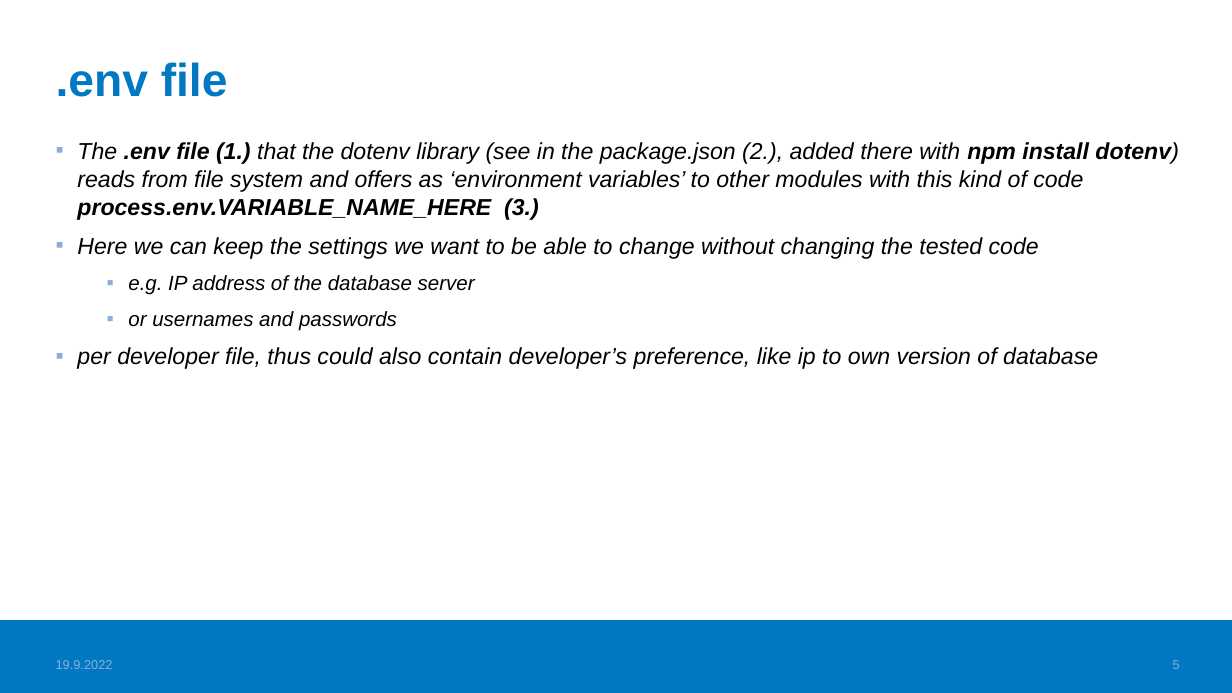
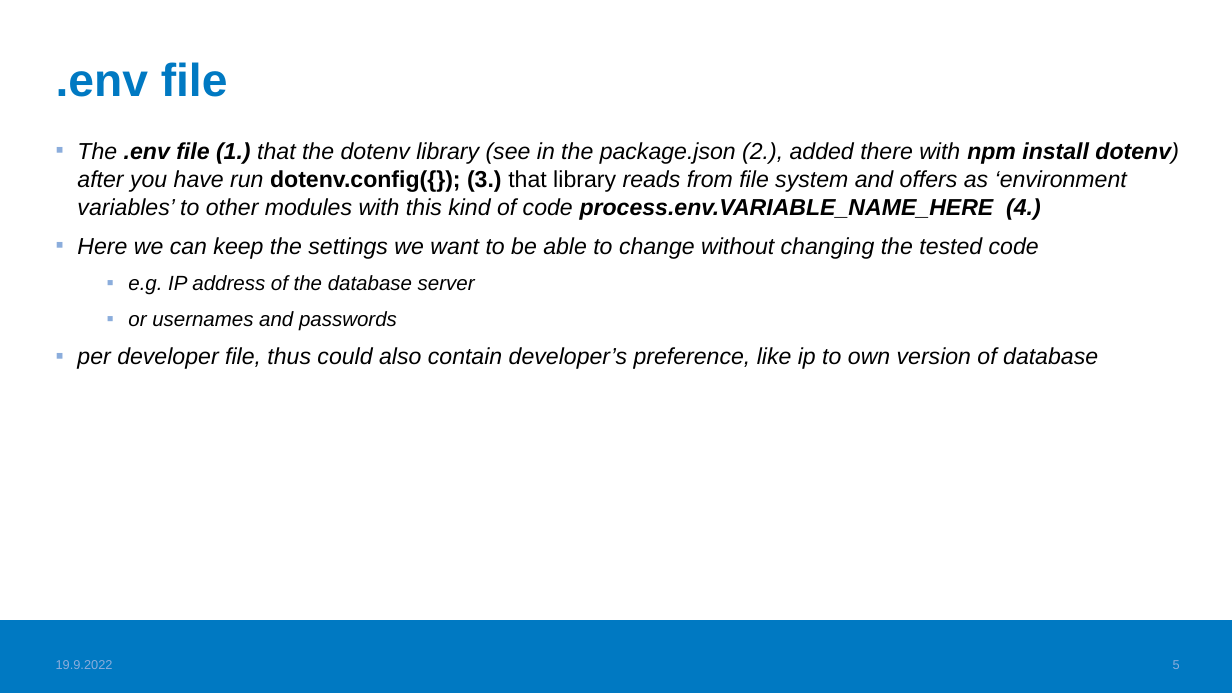
Before and after one commit to valju/idea-case-backend, a slide deck: slide 5 of BackendDemoProject_ForExam.pptx. Drawn at 1232x693 pixels with LibreOffice and Linux fonts; fonts in the diff are those of the drawing; background and template pictures are left out. Boxes give left, top, right and bottom in pixels: in the first picture for what was removed or moved away, otherwise in the second. Text is boxed around its words. In the diff, an @@ line names an element or a change of style, - is before the commit and + after.

```diff
--- a/BackendDemoProject_ForExam.pptx
+++ b/BackendDemoProject_ForExam.pptx
@@ text at (77,142,1179,220): text changed @@
-▪ The .env file (1.) that the dotenv library (see in the package.json (2.), added there with npm install dotenv) reads from file system and offers as ‘environment variables’ to other modules with this kind of code process.env.VARIABLE_NAME_HERE (3.)
+▪ The .env file (1.) that the dotenv library (see in the package.json (2.), added there with npm install dotenv) after you have run dotenv.config({}); (3.) that library reads from file system and offers as ‘environment variables’ to other modules with this kind of code process.env.VARIABLE_NAME_HERE (4.)
```
Also in this commit, not shown: 2 other files.
